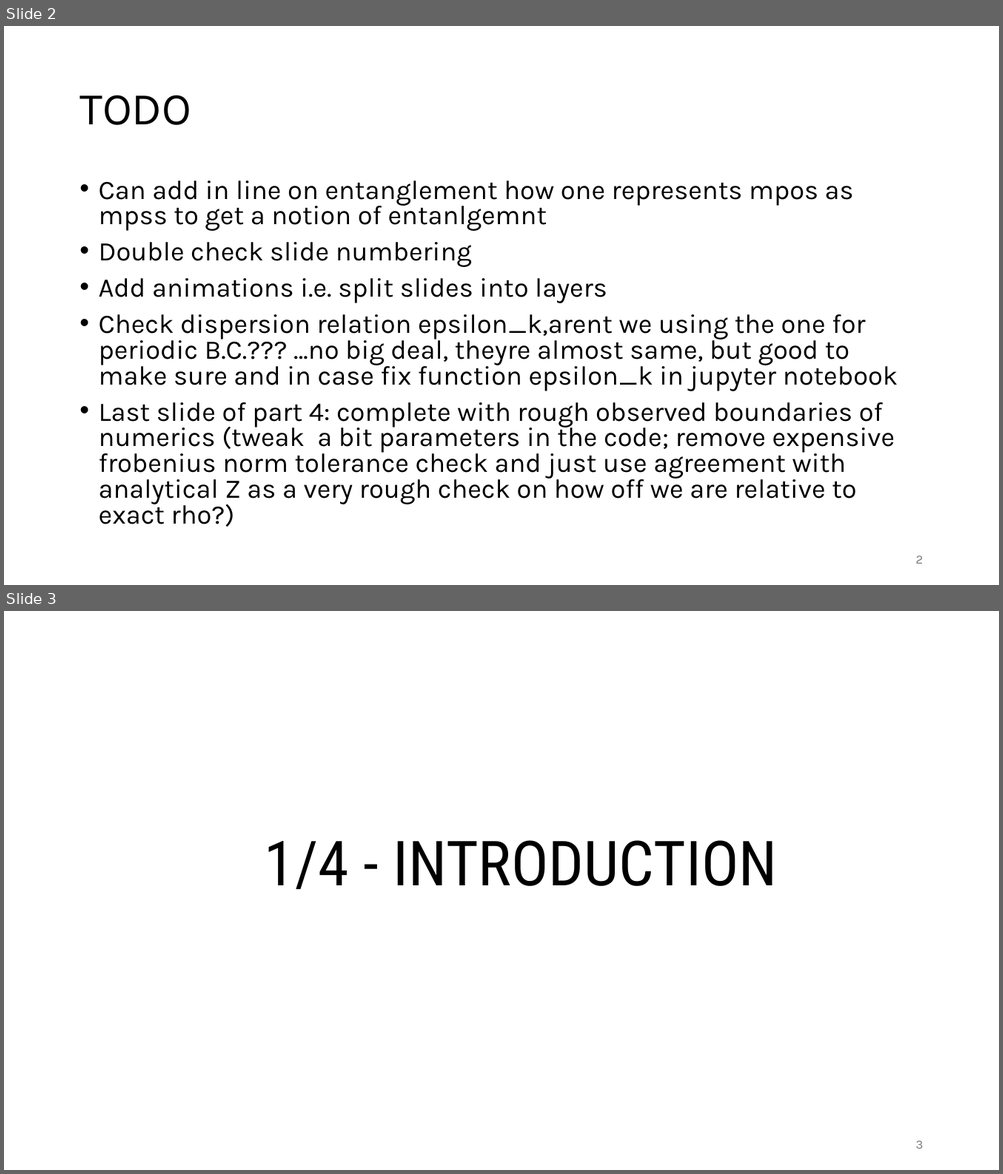
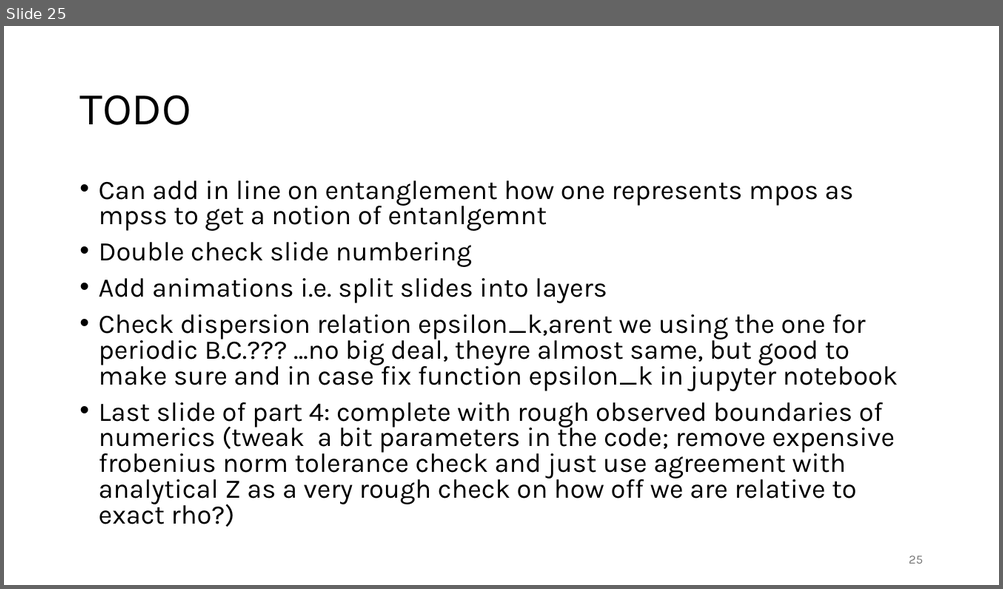
Before and after one commit to MrHighsenberg/XTRG-Algorithm, a slide deck: presentation/Term_Project_XTRG_Presentation.pptx. Shown one above the other, each under a label of ours: slides 2 and 3 before the commit, slide 25 after it. The pictures are 1003x1174 and 1003x589 pixels, drawn with LibreOffice and Linux fonts; fonts in the diff are those of the drawing. Boxes give left, top, right and bottom in pixels: in the first picture for what was removed or moved away, otherwise in the second. Text is boxed around its words. In the diff, an @@ line names an element or a change of style, - is before the commit and + after.

```diff
--- a/presentation/Term_Project_XTRG_Presentation.pptx
+++ b/presentation/Term_Project_XTRG_Presentation.pptx
@@ slide 3 removed at (x1=4, y1=611, x2=999, y2=1170), background #FFFFFF @@
@@ title removed at (x1=264, y1=840, x2=777, y2=889) @@
-1/4 - INTRODUCTION
@@ page number removed at (x1=916, y1=1141, x2=923, y2=1149) @@
-3
@@ what was slide 2 is now slide 25 @@
@@ page number at (x1=908, y1=556, x2=922, y2=564): text changed @@
-2
+25
```
Also in this commit, not shown: 13 slides changed, 1 slide added, 2 other slides removed, 11 other files.
